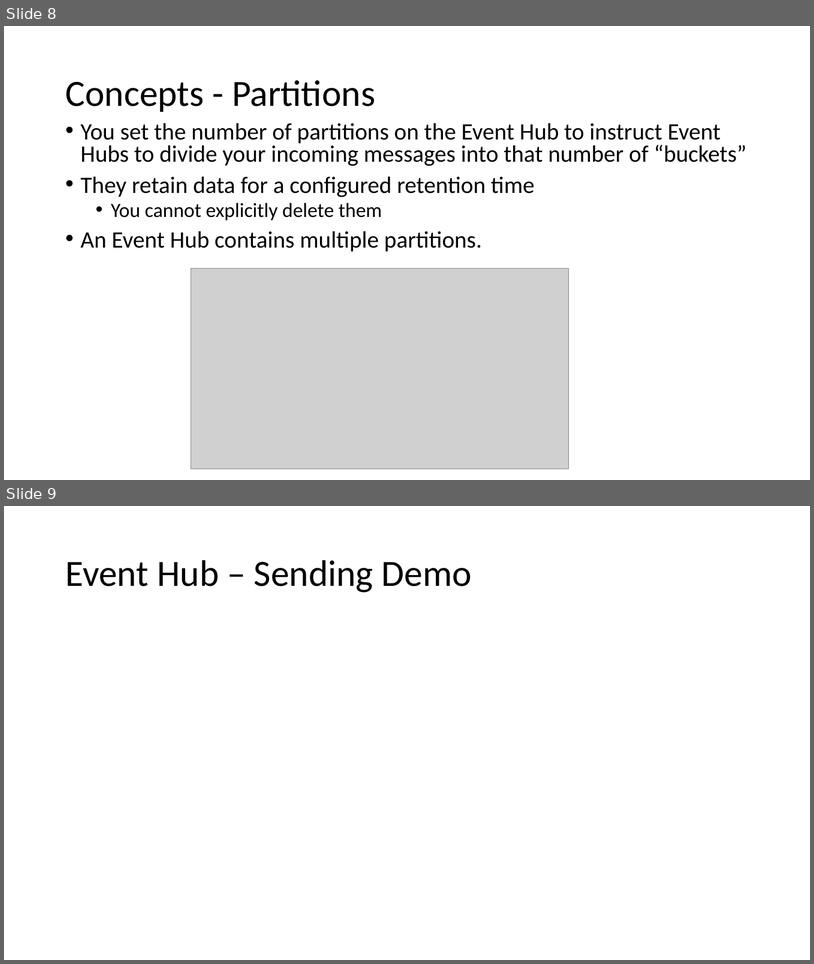
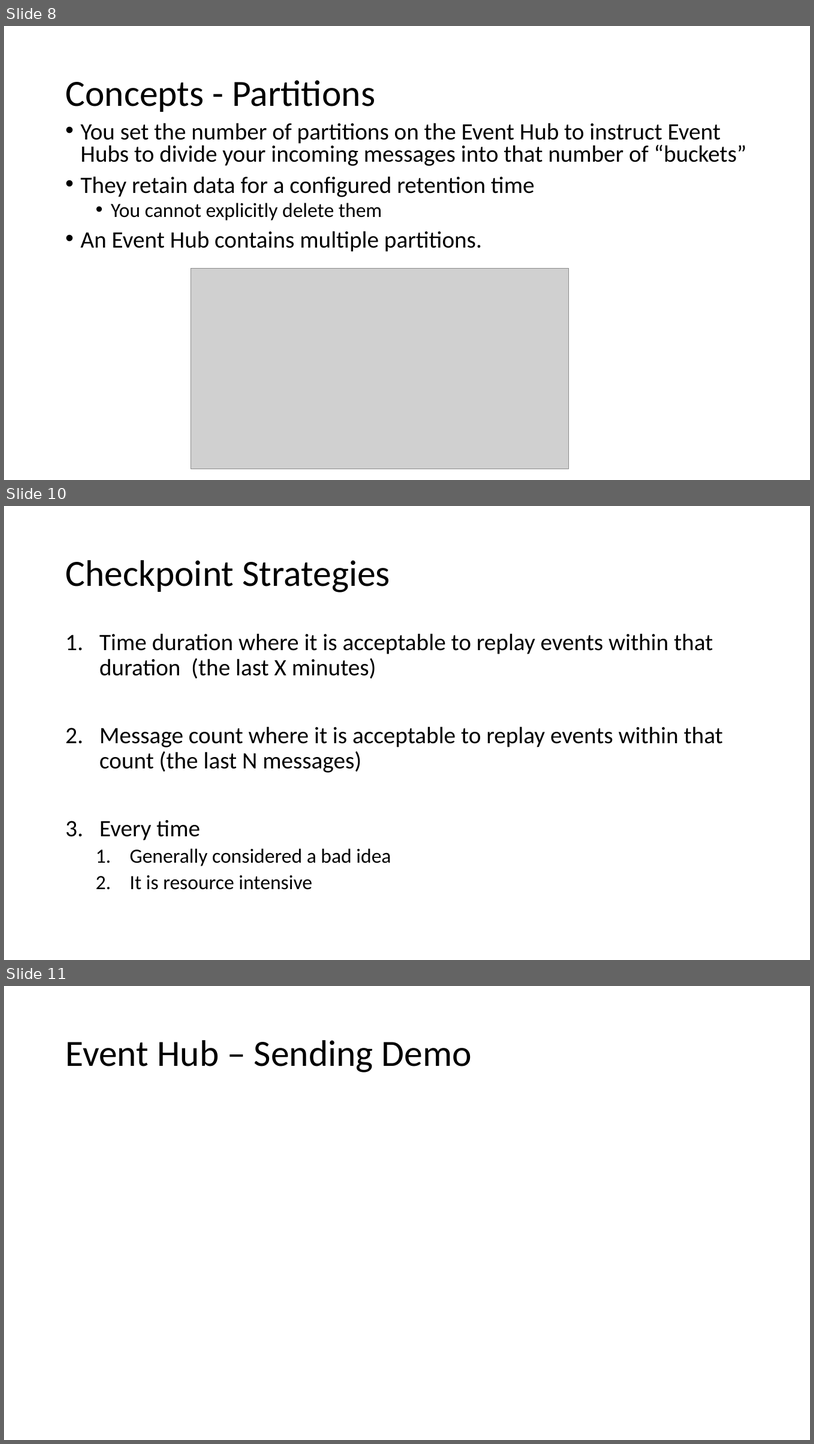
Before and after one commit to nothingmn/presentation-azureeventhubs, a slide deck: Massive scale with Azure Event Hubs for IoT.pptx. Shown one above the other, each under a label of ours: slides 8 and 9 before the commit, slides 8, 10 and 11 after it; the slides between them are not shown. The pictures are 814x964 and 814x1444 pixels, drawn with LibreOffice and Linux fonts; fonts in the diff are those of the drawing; grey boxes stand for pictures. Boxes give left, top, right and bottom in pixels: in the first picture for what was removed or moved away, otherwise in the second. Text is boxed around its words. In the diff, an @@ line names an element or a change of style, - is before the commit and + after.

```diff
--- a/Massive scale with Azure Event Hubs for IoT.pptx
+++ b/Massive scale with Azure Event Hubs for IoT.pptx
@@ slide 10 added at <box>4,506,810,960</box>, background #FFFFFF @@
@@ title added at <box>65,560,390,592</box>, 44 pt, text #000000 @@
+Checkpoint Strategies
@@ text added at <box>99,633,723,889</box>, 28 pt, text #000000 @@
+1. Time duration where it is acceptable to replay events within that duration (the last X minutes)
+2. Message count where it is acceptable to replay events within that count (the last N messages)
+3. Every time
+  1. Generally considered a bad idea
+  2. It is resource intensive
@@ what was slide 9 is now slide 11 @@
```
Also in this commit, not shown: 2 slides changed, 2 other slides added, 7 other files.
